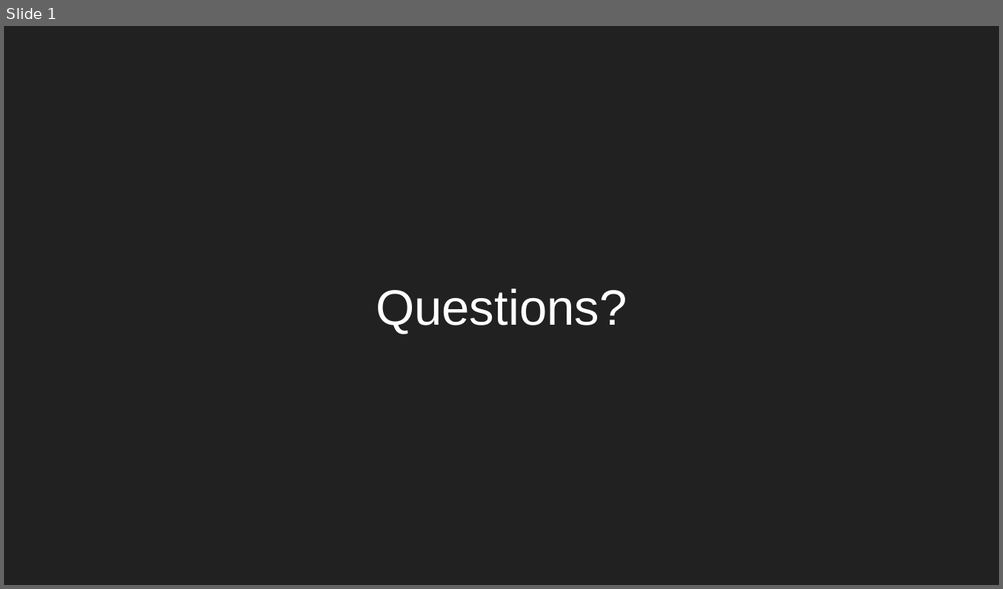
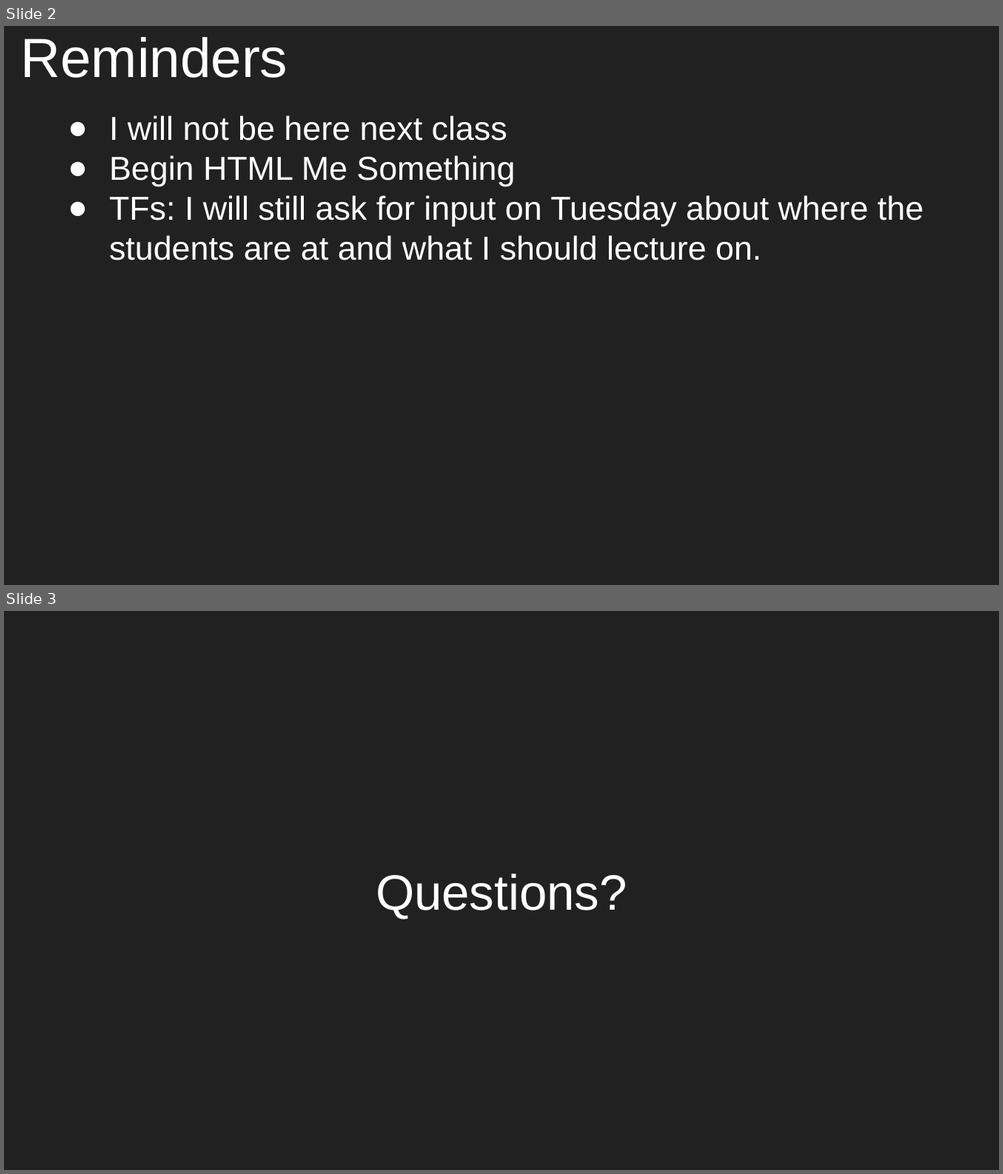
Before and after one commit to aleesham/lc101-unit2, a slide deck: slides/Unit 2 - LC 101 - Class 2.pptx. Shown one above the other, each under a label of ours: slide 1 before the commit, slides 2 and 3 after it. The pictures are 1003x589 and 1003x1174 pixels, drawn with LibreOffice and Linux fonts; fonts in the diff are those of the drawing. Boxes give left, top, right and bottom in pixels: in the first picture for what was removed or moved away, otherwise in the second. Text is boxed around its words. In the diff, an @@ line names an element or a change of style, - is before the commit and + after.

Commit message:
working on slides

```diff
--- a/slides/Unit 2 - LC 101 - Class 2.pptx
+++ b/slides/Unit 2 - LC 101 - Class 2.pptx
@@ slide 2 added at (x1=4, y1=26, x2=999, y2=585), background #212121 @@
@@ title added at (x1=21, y1=37, x2=288, y2=78), 40 pt, text #FFFFFF @@
+Reminders
@@ text added at (x1=109, y1=116, x2=923, y2=261), 24 pt, text #FFFFFF @@
+● I will not be here next class
+● Begin HTML Me Something
+● TFs: I will still ask for input on Tuesday about where the students are at and what I should lecture on.
@@ what was slide 1 is now slide 3 @@
```
Also in this commit, not shown: 2 other slides added, 1 other file.
